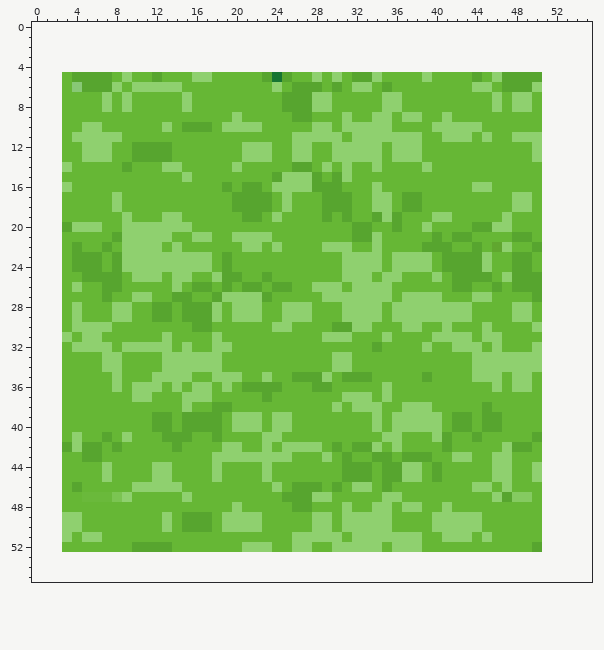
Pixel-art sprite -- YelloKiller/YelloKiller/Content/Textures/herbeFoncee.png. This is how it looked before the edit.
The file is 48x48 pixels. Colours within 5 levels of each other are drawn and written as one. The old version is drawn lined up with the new one, on the new canvas.
After:
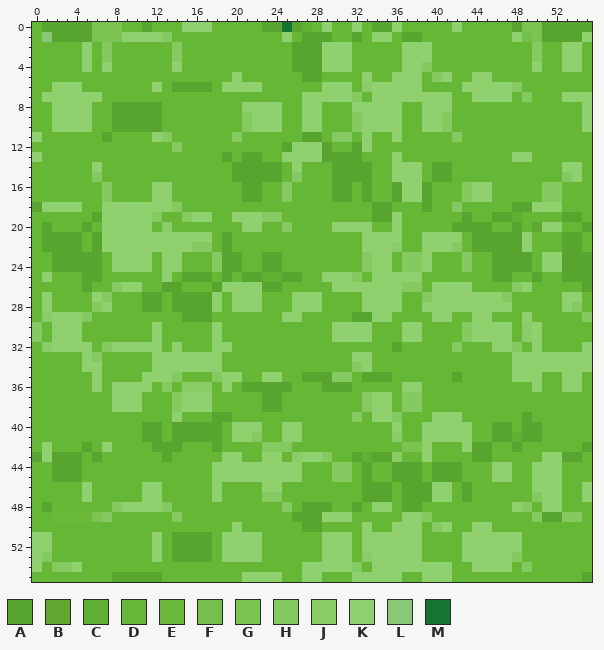
Palette (. is transparent): A #57a52f  B #60a72f  C #5faf32  D #66b735  E #6ab93b  F #75c04a  G #7bc452  H #85ca61  J #8acd68  K #8fd06f  L #88c876  M #167432
From old to new:
canvas 48x48 -> 56x56, the old top-left corner now at 3,5
Changed rows in their new state; - is an unchanged pixel.
first column x 0:
 0 DAAAAAGGGDDADDDKKKDDDDDAAMACDKDDKDAAKDDDDDKDDDDDAGGAAAAA
 1 DLAAAAGGGKKKKHDDDDDDDDDDDKDAAADDADKKDAADDDDDDDDDKFGAAAAK
 2 DDDDDKDHDDDDDDHDDDDDDDDDDDAAAKKKDDDDDKKKDDDDDDDDDDHDDKKD
 3 DDDDDKDHDDDDDDHDDDDDDDDDDDAAAKKKDDDDDKKKDDDDDDDDDDHDDKKD
 4 DDDDDKDKDDDDDDKDDDDDDDDDDDAAAKKKDDDDDKKHDDDDDDDDDDKDDKKD
 5 DDD-DDDD-D--D---DD--K--DDD-AA-D-DKD-KKKDHK--KKDDDDDDDDDD
 6 DDKKKDDDD-DD-DAAAA-KKKK-D-DDDKKKDJKKKKK----K--KKHDDDDDDD
 7 DKKKKKKD-D-----D---------DDK--KKH-K--KKKKK--KK-KDH-DDKKK
 8 DDKKKK-DAAAAA--D-----KKKKDDK-D--KKK----KKK----D-DD-DDDDK
 9 DDKKKK--AAAAA-------DHKKK-DKK--DHK--KDDKKH---------DDDDK
10 DDKKK-D-AAAAAD-DDD-DDH-KK--K-D-DH---K--K-HDDD------DDDDK
11 KDD-DDDAD---KH------H-----DAADHHD-DD-DD--DHD-D--DDDDDDDD
12 DDD--DDD--DDDDH------DDD-A--KADDA-D-DDD-----------DDDDDD
13 KDD--DDD--DDDD-----A-AAD-K--KAAAADD--DD---------KKDDDDDD
14 DDDD--K--D---DD-----AAAAA-KD-DAAAAD-KKKDAA---------DDKKD
15 DDD---H--------D----AAAA-DHDD--AAA--KKK-AA---------DDHKD
16 DDDD---H----KK-----D----DHDDDD-A-AD-AKKA---H-------HHDDD
17 DDD----HD---KK------D--D-H---D---ADDAKKA---HKK--DD-HHDDD
18 AKKKK--K-KKKKKH-----DDDD-D---DDD--AA-DDA--H-----AAKKKDDD
19 DDD---AKK-KKHDDHKK--KKKHH----D-D---AK---DD-A--AAC--DDAAD
20 DADDDADKK---DJDD-----KK--H----KKKK--K--D--AA--DDA-BKKDDA
21 DAAAA-AKK-----KK---ADDDD--------DK-KK--KKKKDAAAA-K-DDAAD
22 DAAA--AKK----K-KHH-A-DD-D----DDD-K-KJ--KKKH--AAAAKDDDAAD
23 DDAA----K---D--DDDH-A--AA------DDH-KDHH--DDHDDAA---KKAAA
24 DDAA----K---D--DDDH-A--AA------DDH-KDHH--DDHDDAA---KKAAA
25 DKD----DD-DDDKDAAAD-DAACCAA--KK-HDK--KK-D-DDDDAADD-DDAAA
26 DDD-DA-DHKK--AA-DDAKKKKA-D--DD-K----KHH-KKKK--D-HKDDDDDA
27 DKD---KH--DAA---AAKD---D--KKKDDDD---KDDH-KKK--KH--DDDKKD
28 DKD-D-HKDD-A-DA----------D--K--DD--K-DD-----KKKKDD-DDKHD
29 DJKK-H--DD--DD----D-DDD----D---DAA-KDDDD--DDKK--D--DDDDH
30 HDKK-DDD----K---DDK-----DD----KK---------D-HK-KK-J-DDDDD
31 HDK-KDD-----KD---------------D--KK-D-KK-DDDHK--K-JKDDDDD
32 DJKK--DHK----DKD------------------D-A--D--HDD--KH--DDDDK
33 DDD--KHDD---K-----------------DDKK----------DDDD---KKKKK
34 DDD--KKDD---K-----------------DDHK----------DDDD---KKKKK
35 DDD---K-D--K--HD--H-----K-D--AHHD-AA---D--A-DDD---KDDKKD
36 DDD---K--K--DHDJJJ-------A--D-AA---D-KK-------D-DDKDDKKD
37 DDD-----KK-D--H---------A------DDHK--HH------------DDDDD
38 DDD-----KKK---H-KKDD---AA-----D-DH-K-HHD-----D-----DDDDD
39 DDD---------DDKDDD-ADDD-DD------H--KHDDD-KKD-DD--A-DDDDD
40 DDD--------A-DA---------D-K-------D--DD--KKK-D-A-AADDDDD
41 DDD-D--D-D-AAD--AA--KKHDDKK--------DJ--K-KKKD-AACA-DDDDD
42 DKDDD-DKD---AA----ADD--HHHDDD-D-DDD-DGGK-D-KAA-D-D-DDDDA
43 AKAAAD-------A----D--DD--DJKKH-DAC--JDDK--DDAADD---KKAAD
44 DDAAA--D----DD-----KKKK-KKK---HHD--D-AA--AA--------KKDDD
45 DDAAA--D----DD-----KKKK-KKK---HHD--D-AA--AA--------KKDDD
46 DDD-DK----D--DD---K----K--DDD-D-DAA--AAAKK-ADD-D--KKKDDK
47 DDD--KDDDD-KK--D--K----HHDDDDD---AAADAAAKK-A--DDDDHKKDDK
48 DAD-----HKKKKH------D----HD-AA-DA----AA--D------KH-KKDDD
49 DDEEEEGH-----DHDDD-DDDD---AAA-K-DDDD-KKHDDDDD-----HAAHHD
50 DDDDD--------D-DDD-D-DD----AAD-DD-DDKKK-H-DD-K-----DDDDD
51 KKDD-DD-----K-AAAA-KKKK---DDD--KD--------DD-K-KKK--DDDDD
52 KKD-------DDKDAAAA-KK--D--DD-K--D--K-------KKKKKK-DDDDDD
53 KHDDDDDDDDDDKDAAAADKKKKDDDDDDKKKDJKKKKKDDDDKKKKKHDDDDDDD
54 KDHHKDDDDDDDDDDDDDDDDDDDDDDKKKKKHDKKKKKKKKDDKKKKDHDDDDDD
55 DDDDDDDDAAAAADDDDDDDDKKKKDDKKDDDKKKKKDDKKKDDDDDDDDDDDDDA
Boxes around the changes in both pictures, in picture pixels (x1, y1, x2, y2):
changed: (32, 22, 592, 582)
